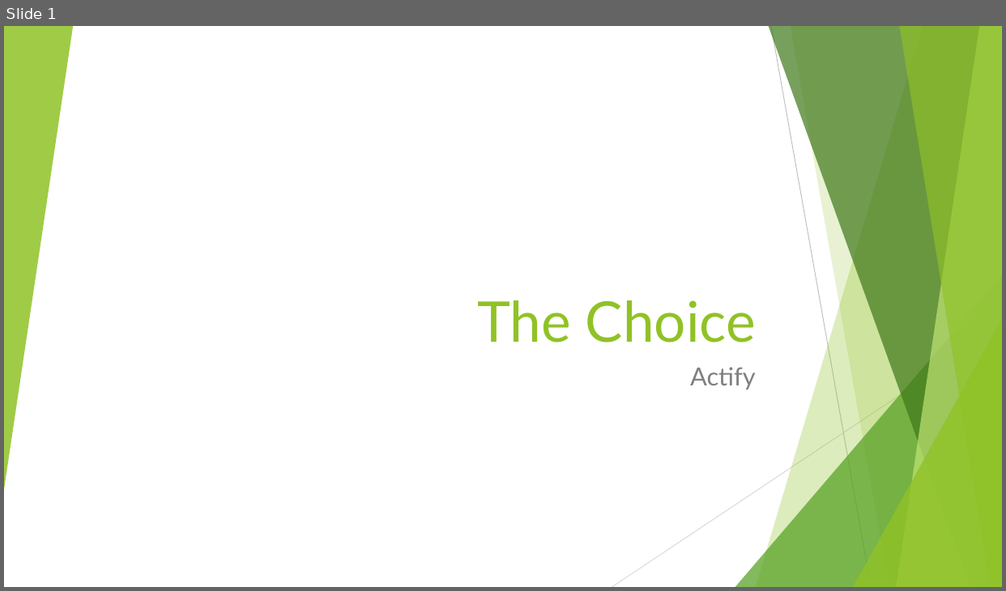
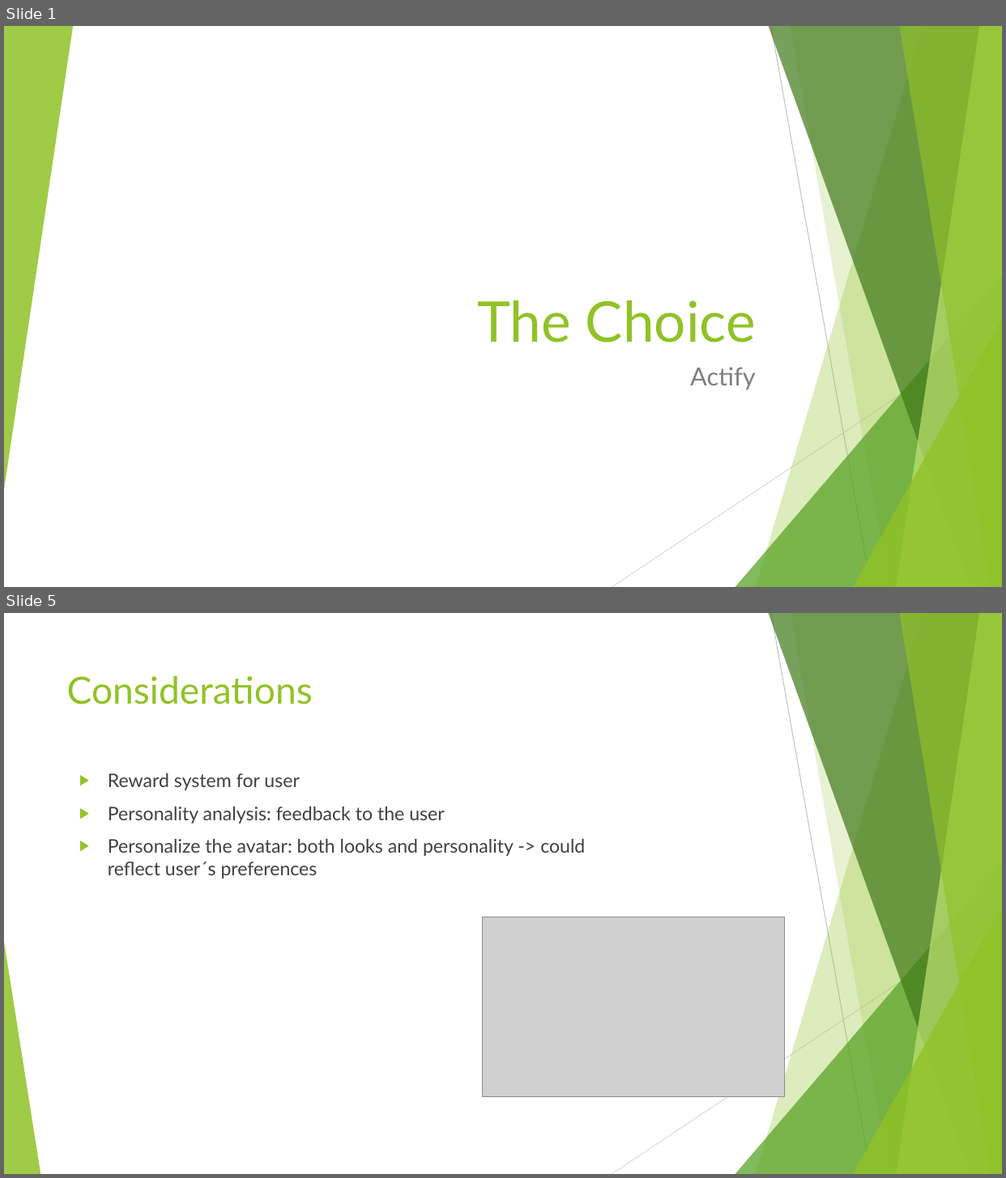
Before and after one commit to Glasgow19/team-12, a slide deck: The Choice.odp. Shown one above the other, each under a label of ours: slide 1 before the commit, slides 1 and 5 after it; the slides between them are not shown. The pictures are 1006x591 and 1006x1178 pixels, drawn with LibreOffice and Linux fonts; fonts in the diff are those of the drawing; grey boxes stand for pictures. Boxes give left, top, right and bottom in pixels: in the first picture for what was removed or moved away, otherwise in the second. Text is boxed around its words. In the diff, an @@ line names an element or a change of style, - is before the commit and + after.

```diff
--- a/The Choice.odp
+++ b/The Choice.odp
@@ slide 5 added at <box>4,613,1002,1174</box>, background #FFFFFF; not listed: 9 template elements that a slide beside it also shows @@
@@ title added at <box>67,676,313,705</box>, 36 pt, text #90C226 @@
+Considerations
@@ text added at <box>108,773,585,879</box>, 18 pt, text #404040 @@
+▶ Reward system for user
+▶ Personality analysis: feedback to the user
+▶ Personalize the avatar: both looks and personality -> could reflect user´s preferences
@@ picture added at <box>483,917,784,1097</box> @@
@@ freeform shape added at <box>4,942,40,1174</box>, fill #90C226 at 85% opacity @@
```
Also in this commit, not shown: 2 slides changed, 5 other slides added, 1 slide removed.
